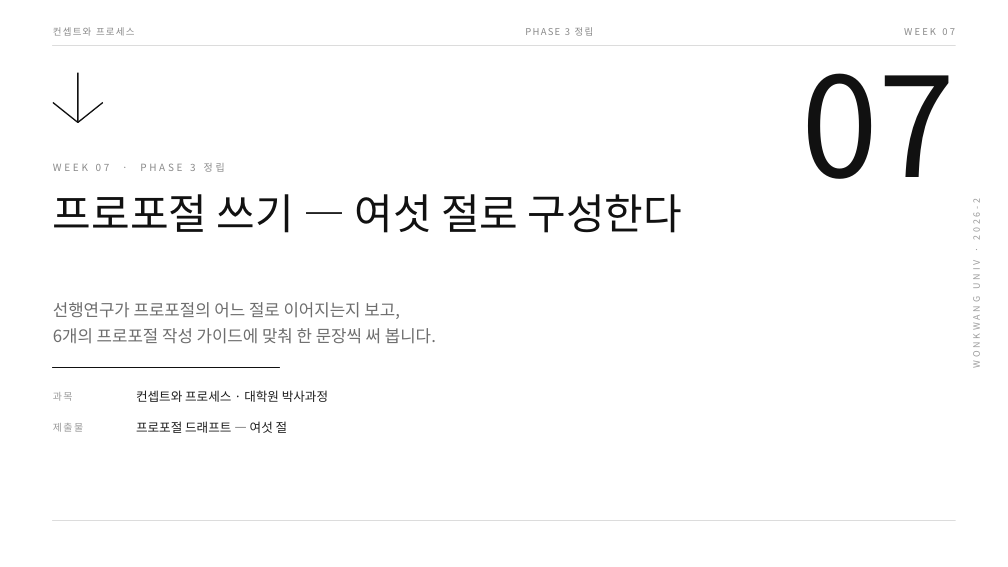
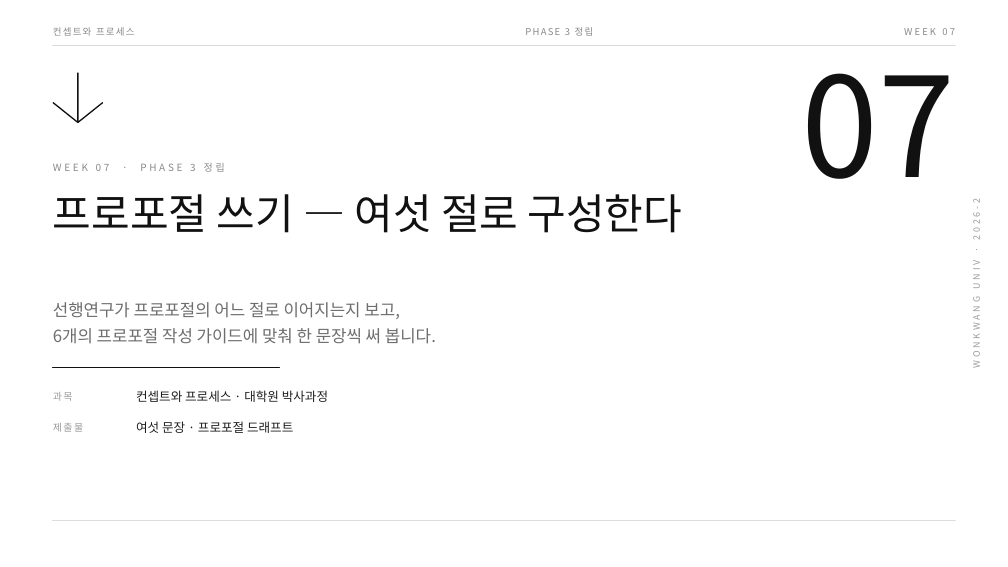
Before and after one commit to design-eng/MIN.D, a slide deck: slide 1 of dist/weeks-대학원/컨셉트와프로세스_07주차_프로포절쓰기.pptx. Drawn at 1008x567 pixels with LibreOffice and Linux fonts; fonts in the diff are those of the drawing. Boxes give left, top, right and bottom in pixels: in the first picture for what was removed or moved away, otherwise in the second. Text is boxed around its words. In the diff, an @@ line names an element or a change of style, - is before the commit and + after.

```diff
--- a/dist/weeks-대학원/컨셉트와프로세스_07주차_프로포절쓰기.pptx
+++ b/dist/weeks-대학원/컨셉트와프로세스_07주차_프로포절쓰기.pptx
@@ text at bbox=[136, 421, 293, 433]: text changed @@
-프로포절 드래프트 — 여섯 절
+여섯 문장 · 프로포절 드래프트
```
Also in this commit, not shown: 6 other slides changed, 4 other files.
